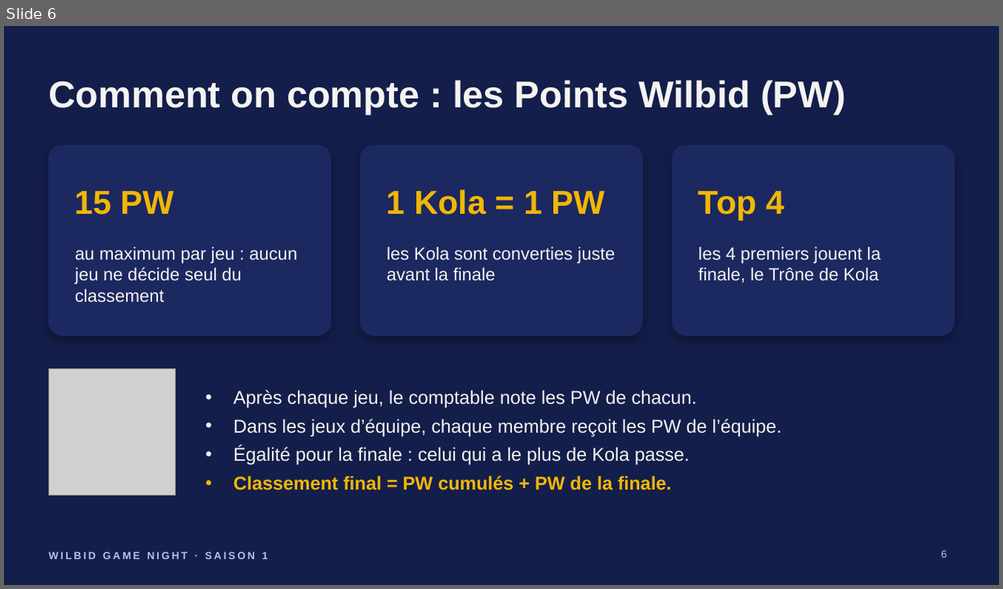
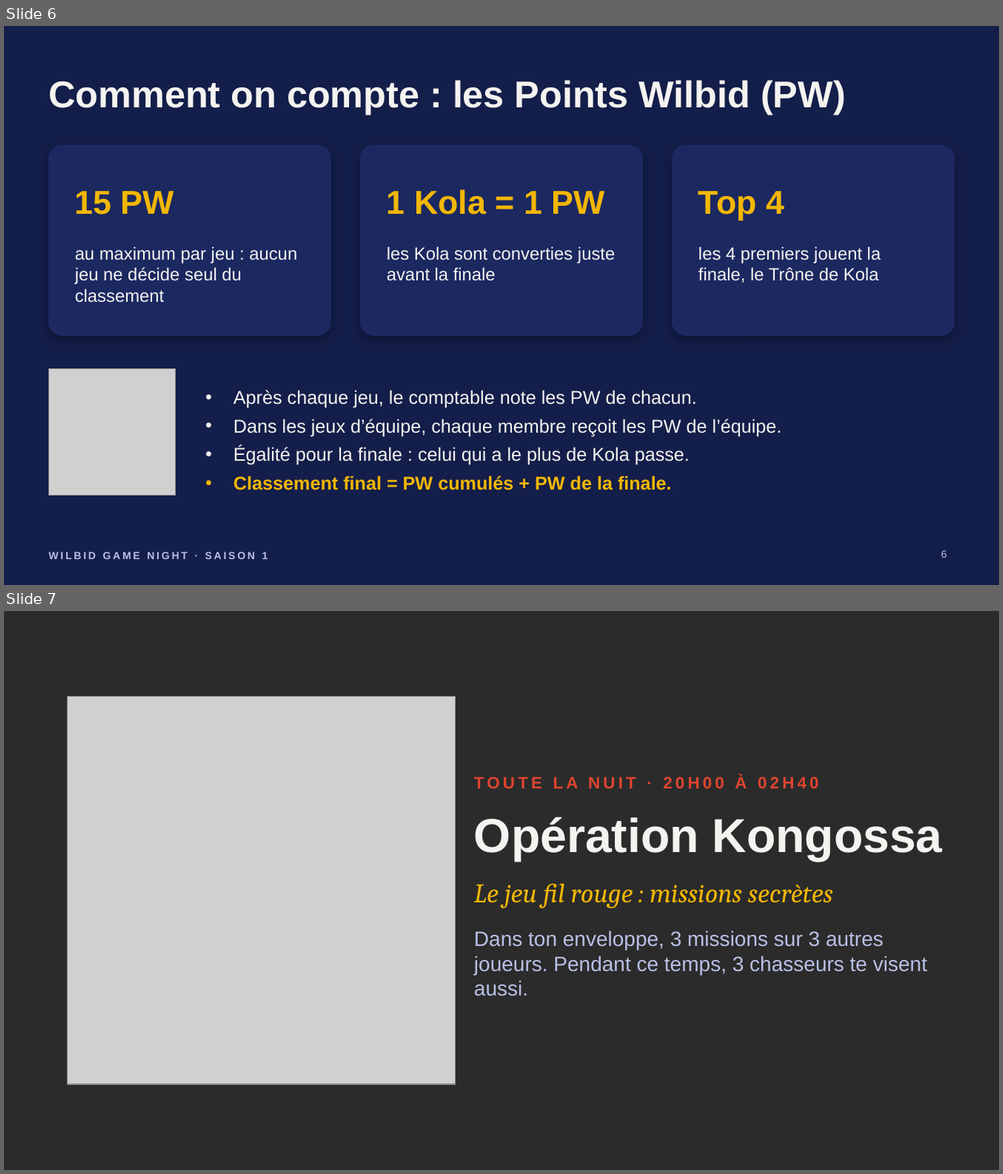
Before and after one commit to sedsgd/wilbid_game_night, a slide deck: documents/presentation-jour-j/Wilbid-presentation-jour-J.pptx. Shown one above the other, each under a label of ours: slide 6 before the commit, slides 6 and 7 after it. The pictures are 1003x589 and 1003x1174 pixels, drawn with LibreOffice and Linux fonts; fonts in the diff are those of the drawing; grey boxes stand for pictures; background and template pictures are left out; a plain dark background stands for a picture behind light text. Boxes give left, top, right and bottom in pixels: in the first picture for what was removed or moved away, otherwise in the second. Text is boxed around its words. In the diff, an @@ line names an element or a change of style, - is before the commit and + after.

```diff
--- a/documents/presentation-jour-j/Wilbid-presentation-jour-J.pptx
+++ b/documents/presentation-jour-j/Wilbid-presentation-jour-J.pptx
@@ slide 7 added at (4, 611, 999, 1170), background picture (left out) @@
@@ picture added at (68, 697, 455, 1085) @@
@@ text added at (474, 776, 819, 789), 16 pt, text #E0452F, bold @@
+TOUTE LA NUIT · 20H00 À 02H40
@@ text added at (474, 817, 942, 861), 46 pt, text #F4F3EF, bold @@
+Opération Kongossa
@@ text added at (474, 883, 833, 908), 26 pt, text #F2B705, italic @@
+Le jeu fil rouge : missions secrètes
@@ text added at (474, 931, 927, 997), 20 pt, text #B9C0E6 @@
+Dans ton enveloppe, 3 missions sur 3 autres joueurs. Pendant ce temps, 3 chasseurs te visent aussi.
```
Also in this commit, not shown: 2 slides changed, 3 other slides added, 3 slides removed, 2 other files.
